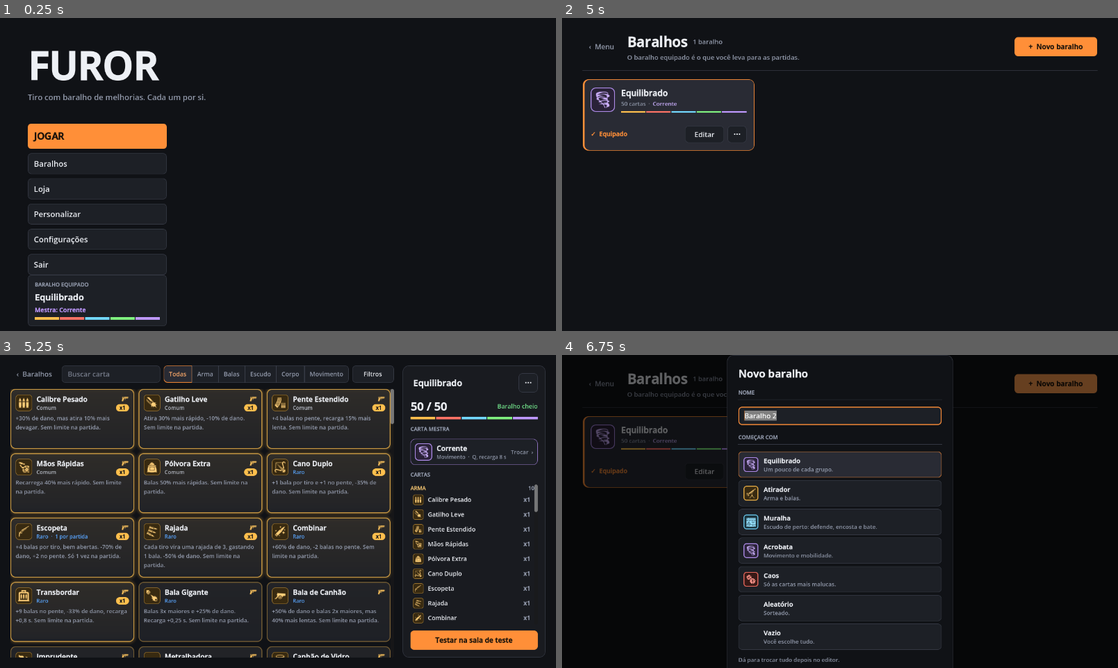
Above: before the commit, frames 1-4 (two rows, left to right).
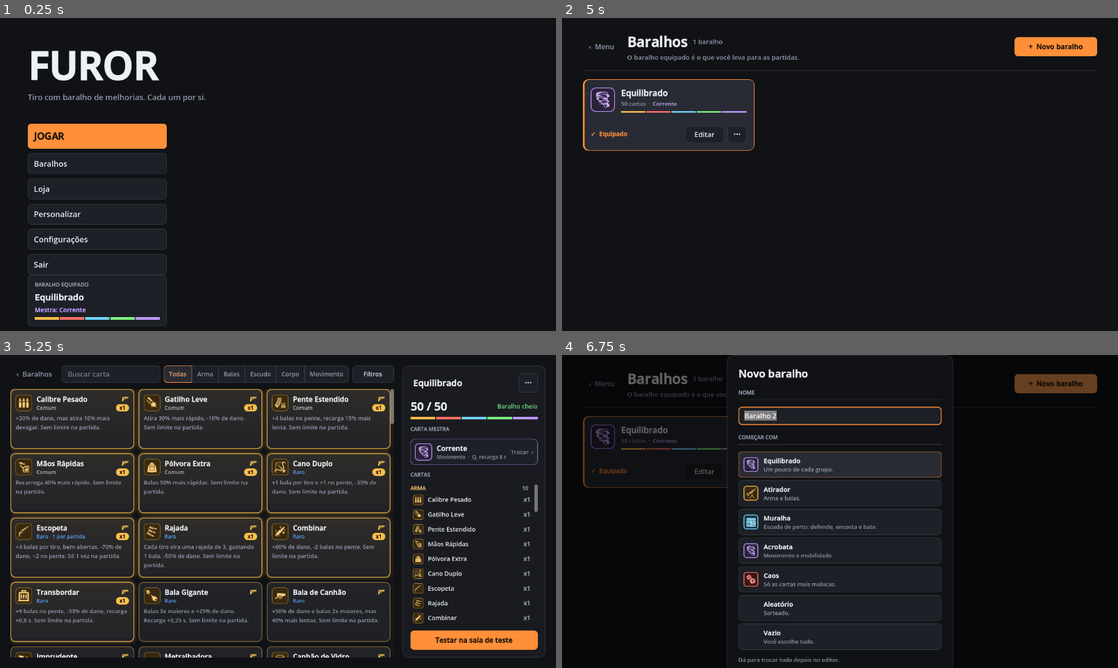
Above: after the commit, the same moments.

Repository: PedroRomeu/furor-prototipo
Game: Godot game, scene res://scenes/main_menu.tscn
Same seed, same stepped clock (60 frames per second), same inputs: the game is played once before the commit and once after it.
Inputs (mouse positions are in pixels of both pictures, inside the frame that each line leads up to):
- Up to frame 1 (0.25 s): no input
- Up to frame 2 (5 s): click "JOGAR" at 0.5 s; click (940, 259) at 1.27 s; type "12" at 1.35 s; click "< Voltar" at 2 s; click "JOGAR" at 2.75 s; click "Equilibrado (50, Corrente)" at 3.5 s; click "Editar baralhos" at 4.25 s
- Up to frame 3 (5.25 s): click "Editar" at 5 s
- Up to frame 4 (6.75 s): click "‹ Baralhos" at 5.75 s; click "+ Novo baralho" at 6.5 s

Frames 1-2 are identical in both runs. In frame 3, less than 0.1% of the frame differs, in the area x 9-97%, y 41-60%; in frame 4, nothing differs.

Commit message:
Deck editor: the card grid no longer pushes the deck panel off the right edge (cards with a per-match limit plus the copies badge were wider than the column math assumed); columns now use the widest card, tiles 252 px so no name or rarity line gets cut, group counts clear the scrollbar

Diff:
--- a/scripts/ui/deck_editor.gd
+++ b/scripts/ui/deck_editor.gd
@@ -9,7 +9,10 @@
 ## abre a escolha, que cabe quantas mestras houver) e a lista do que está nele, por grupo;
 ## clicar numa linha tira uma cópia. Cada mudança é salva na hora.
 
-const TILE_WIDTH := 216.0
+## 252: a menor largura em que nenhum nome nem "Lendário · 1 por partida" ganha
+## reticências de 1280x720 a 2560x1440 (medido em 2026-10-08; com 216 a grade passava
+## da tela).
+const TILE_WIDTH := 252.0
 const TILE_HEIGHT := 138.0
 ## Descrição numa área fixa (pedido do usuário, como nos Yu-Gi-Oh online): texto que não
 ## cabe ganha uma barra de rolagem fina à direita, em vez de esticar ou vazar da carta.
@@ -265,15 +268,19 @@
 	title_row.add_child(CardFrame.symbol_rect(card["cat"], 18))
 	var sub := CardDB.rarity_name(id)
 	if card.has("max"):
-		sub += "  ·  " + CardDB.limit_short(id)
+		sub += " · " + CardDB.limit_short(id)
 	# Raridade e, à direita, as cópias no baralho (fora da linha do nome, que fica inteira).
 	var sub_row := Ui.hbox(6)
 	sub_row.mouse_filter = Control.MOUSE_FILTER_IGNORE
 	names.add_child(sub_row)
 	var rarity := Ui.label(sub, 12, CardDB.rarity_color(id))
 	rarity.mouse_filter = Control.MOUSE_FILTER_IGNORE
+	# Encolhe com reticências: com o selo ao lado, "Lendário · 1 por partida" passava dos
+	# TILE_WIDTH e a grade empurrava o painel do baralho para fora da tela.
+	rarity.clip_text = true
+	rarity.text_overrun_behavior = TextServer.OVERRUN_TRIM_ELLIPSIS
+	rarity.size_flags_horizontal = Control.SIZE_EXPAND_FILL
 	sub_row.add_child(rarity)
-	sub_row.add_child(Ui.spacer())
 	var badge := Label.new()
 	badge.add_theme_font_size_override("font_size", 12)
 	badge.add_theme_font_override("font", Ui.bold())
@@ -501,6 +508,9 @@
 		head.add_child(Ui.label(cat.to_upper(), 12, CardDB.CATEGORY_COLORS[cat].lerp(Ui.MUTED, 0.3), true))
 		head.add_child(Ui.spacer())
 		head.add_child(Ui.label(str(n), 12, Ui.MUTED, true))
+		var pad := Control.new()   # a mesma folga das linhas: a barra de rolagem fica por cima
+		pad.custom_minimum_size.x = 8
+		head.add_child(pad)
 		for id in ids:
 			deck_list.add_child(_deck_row(id))
 
@@ -679,7 +689,12 @@
 	# Painel do baralho: um quarto da largura (entre 300 e 400 px); a grade usa o resto.
 	side_panel.custom_minimum_size.x = clampf(size.x * 0.25, 300.0, 400.0)
 	await get_tree().process_frame
-	grid.columns = maxi(2, int((scroll.size.x - 14.0 + GAP) / (TILE_WIDTH + GAP)))
+	# Pela carta mais larga de verdade, não só TILE_WIDTH: se alguma passar, a grade fica
+	# mais larga que a área (sem rolagem lateral) e corta a direita da tela.
+	var tile_w := TILE_WIDTH
+	for t in tiles.values():
+		tile_w = maxf(tile_w, t["panel"].get_combined_minimum_size().x)
+	grid.columns = maxi(2, int((scroll.size.x - 14.0 + GAP) / (tile_w + GAP)))
 
 
 func _change(id: String, delta: int) -> void:
